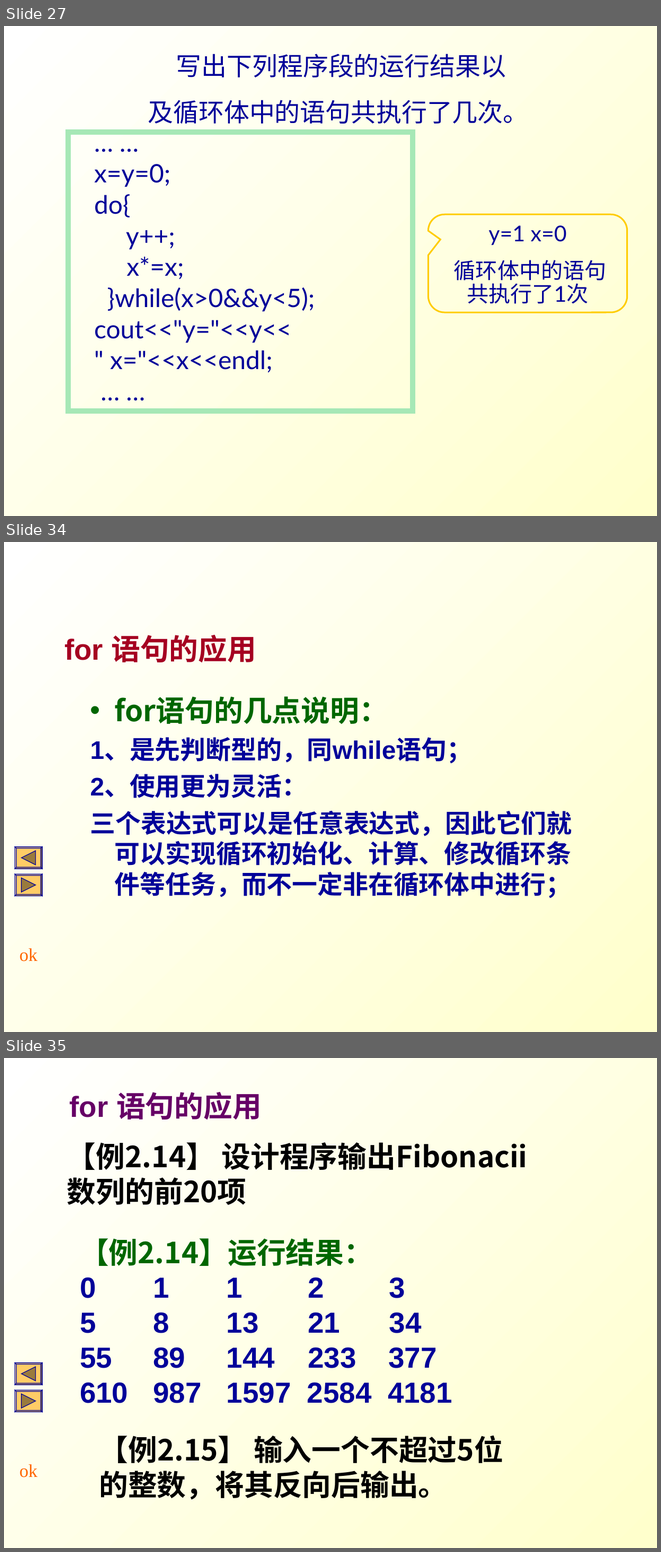
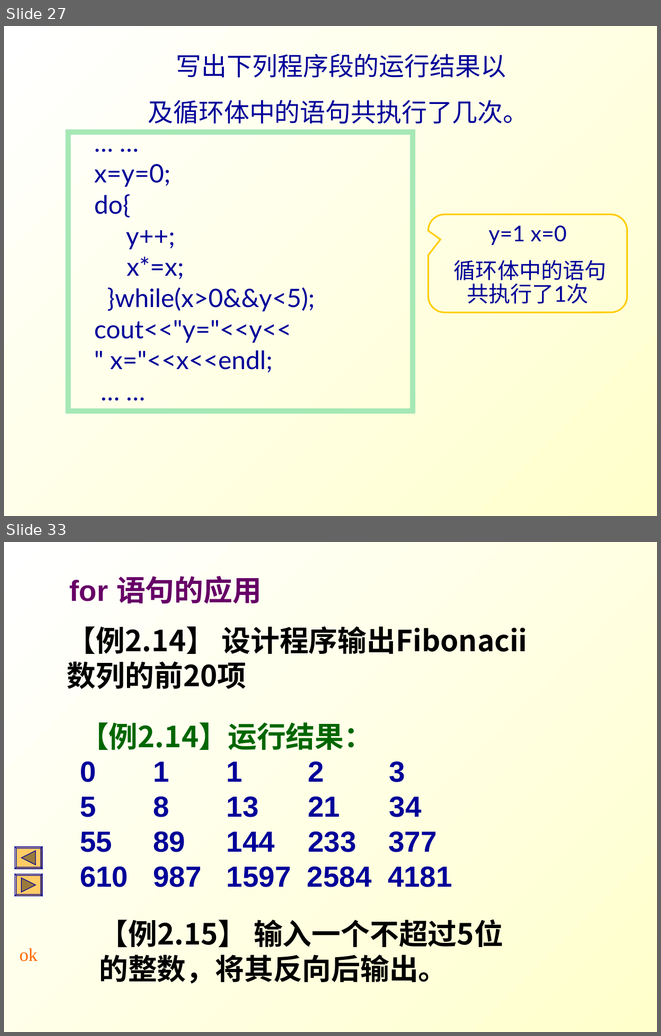
Before and after one commit to Changhe160/Changhe160.github.io, a slide deck: teachingRes/Cplusplus/unit02控制结构.ppt. Shown one above the other, each under a label of ours: slides 27, 34 and 35 before the commit, slides 27 and 33 after it; the slides between them are not shown. The pictures are 661x1552 and 661x1036 pixels, drawn with LibreOffice and Linux fonts; fonts in the diff are those of the drawing. Boxes give left, top, right and bottom in pixels: in the first picture for what was removed or moved away, otherwise in the second. Text is boxed around its words. In the diff, an @@ line names an element or a change of style, - is before the commit and + after.

```diff
--- a/teachingRes/Cplusplus/unit02控制结构.ppt
+++ b/teachingRes/Cplusplus/unit02控制结构.ppt
@@ slide 34 removed at (x1=4, y1=542, x2=657, y2=1032), background gradient #FFFFFF to #FFFFCC; not listed: 3 template elements that a slide beside it also shows @@
@@ title removed at (x1=64, y1=635, x2=256, y2=662) @@
-for 语句的应用
@@ text removed at (x1=90, y1=696, x2=572, y2=898) @@
-• for语句的几点说明：
-1、是先判断型的，同while语句；
-2、使用更为灵活：
-三个表达式可以是任意表达式，因此它们就可以实现循环初始化、计算、修改循环条件等任务，而不一定非在循环体中进行；
@@ what was slide 35 is now slide 33 @@
```
Also in this commit, not shown: 8 slides changed, 1 other slide removed.
